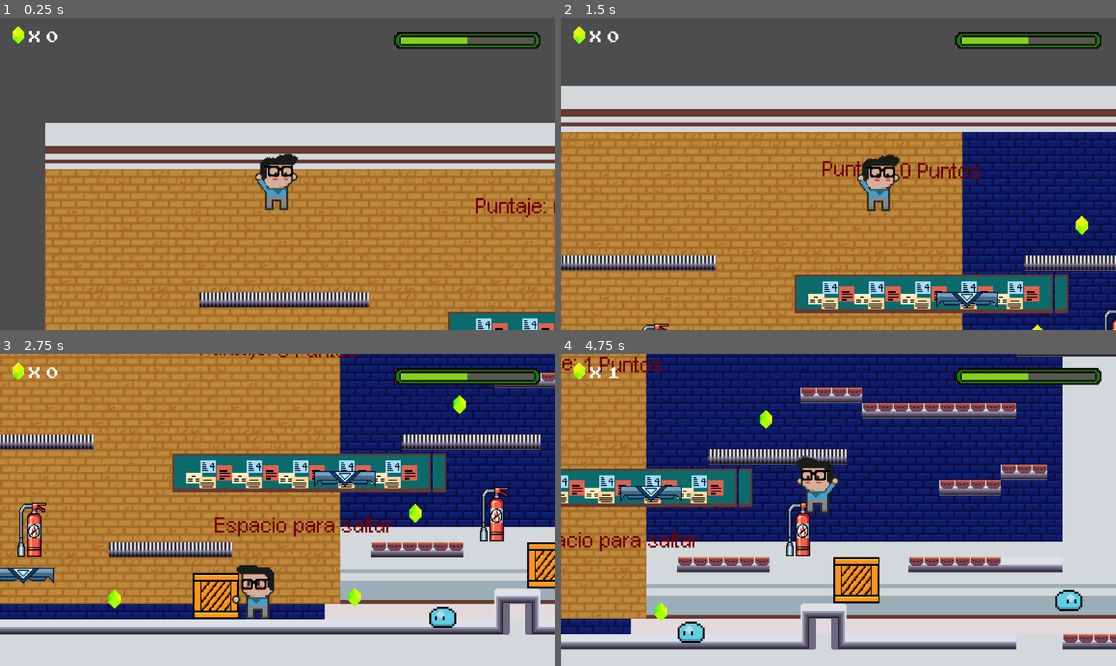
Above: before the commit, frames 1-4 (two rows, left to right).
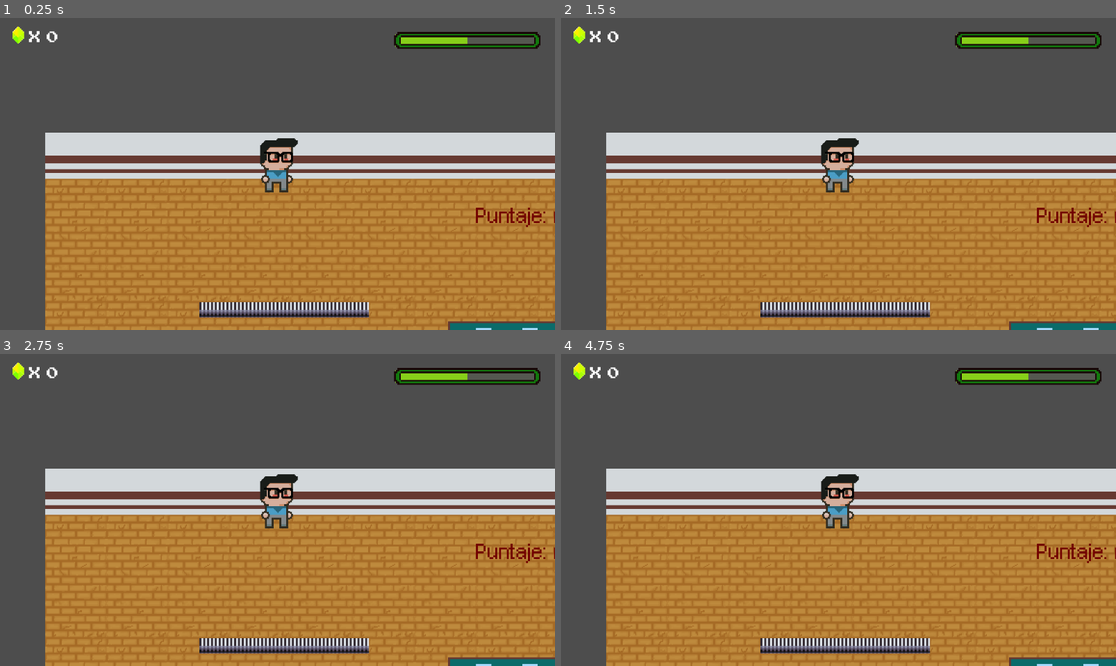
Above: after the commit, the same moments.

Repository: Chrissar19/AulaByte
Game: Godot game, scene res://escenas/escena_01.tscn
Same seed, same stepped clock (60 frames per second), same inputs: the game is played once before the commit and once after it. Sound files missing from this copy of the repository are replaced by a short silence.
Inputs:
- Up to frame 1 (0.25 s): no input
- Up to frame 2 (1.5 s): tap Enter at 0.5 s; hold Ctrl (Correr) 0.53-1.28 s; hold Right (derecha) from 0.53 s (still down); tap Space (saltar) at 0.77 s; tap Ctrl (Correr) at 1.35 s
- Up to frame 3 (2.75 s): tap Space (saltar) at 1.52 s; release Right (derecha) at 2.03 s; hold Left (izquierda) from 2.03 s (still down); hold Ctrl (Correr) from 2.03 s (still down)
- Up to frame 4 (4.75 s): release Left (izquierda) at 2.78 s; release Ctrl (Correr) at 2.78 s; hold Right (derecha) 2.78-4.28 s; tap Ctrl (Correr) at 2.85, 4.35 s; tap Space (saltar) at 3.02, 3.77, 4.52 s; hold Ctrl (Correr) 3.53-4.28 s; hold Left (izquierda) from 4.28 s (still down)

The runs differ from the first frame. In frame 1, 23% of the frame differs, in the area x 8-100%, y 33-100%; in frame 2, 55%; in frame 3, 90%; in frame 4, 95%, in the area x 0-100%, y 0-100%.

Commit message:
maquina de estado
Se implemento una maquina de estado para el player con las acciones principales de este

Diff:
--- a/AulaByte/escenas/player.tscn
+++ b/AulaByte/escenas/player.tscn
@@ -1,9 +1,11 @@
-[gd_scene load_steps=35 format=3 uid="uid://clkfnjqcilagi"]
+[gd_scene load_steps=37 format=3 uid="uid://clkfnjqcilagi"]
 
 [ext_resource type="Script" uid="uid://oybhdjrs5i3e" path="res://scripts/player.gd" id="1_kkt6c"]
 [ext_resource type="Texture2D" uid="uid://dpyuo5qcw8tda" path="res://recursos/sprites/Personajes/Jojoa Sheet.png" id="2_kkt6c"]
 [ext_resource type="AudioStream" uid="uid://cq2m6678f6s85" path="res://recursos/sounds/jump.wav" id="3_j7xnp"]
 [ext_resource type="Script" uid="uid://cjdk4pt3uhhct" path="res://scripts/scr_salto.gd" id="3_k4kro"]
+[ext_resource type="Script" uid="uid://bqpe3evgoown7" path="res://scripts/state_machine/state_machine.gd" id="5_6nxto"]
+[ext_resource type="Script" uid="uid://clkye2iwg3rgq" path="res://scripts/player_states/player_state_idle.gd" id="6_t3yu4"]
 
 [sub_resource type="AtlasTexture" id="AtlasTexture_kkt6c"]
 atlas = ExtResource("2_kkt6c")
@@ -260,3 +262,11 @@
 [node name="TimerCoyoteTime" type="Timer" parent="scrSalto"]
 
 [node name="tmBufferSalto" type="Timer" parent="scrSalto"]
+
+[node name="StateMachine" type="Node" parent="."]
+script = ExtResource("5_6nxto")
+estado_inicial = NodePath("PlayerStateIdle")
+metadata/_custom_type_script = "uid://bqpe3evgoown7"
+
+[node name="PlayerStateIdle" type="Node" parent="StateMachine"]
+script = ExtResource("6_t3yu4")
--- a/AulaByte/scripts/player.gd
+++ b/AulaByte/scripts/player.gd
@@ -1,97 +1,3 @@
 extends CharacterBody2D
 
-const VEL_HORIZONTAL = 150.0
-const VEL_CORRER = 300.0
-const FUERZA_EMPUJE = 800.0 # Fuerza que aplica a las cajas
-
-@onready var animated_sprite_player: AnimatedSprite2D = $AnimatedSprite2D
-@onready var empuje_ray: RayCast2D = $EmpujeRay
-
-# Detectar si esta empujando
-var esta_empujando: bool = false
-var estaba_empujando: bool = false
-
-func _ready():
-	# Configurar el raycast inicialmente
-	empuje_ray.enabled = true
-	empuje_ray.target_position = Vector2.ZERO
-
-func _physics_process(delta: float) -> void:
-	# guardar estado anterior de empuje
-	estaba_empujando = esta_empujando
-
-	#Reiniciar estado de empuje
-	esta_empujando = false
-
-	# Añadir gravedad
-	if not is_on_floor(): # Si el player no esta tocando suelo
-		velocity += get_gravity() * delta # Se le suma la velocidad a la gravedad
-
-	var direction := Input.get_axis("izquierda", "derecha") # Recibe el dato entre izq o deer que envia el jugador
-
-	# ==============================================================================
-	# ACTUALIZACIÓN DE DIRECCIÓN DEL PERSONAJE Y RAYCAST
-	# ==============================================================================
-
-	# Actualizar dirección del sprite primero
-	if direction > 0:
-		if direction > 0:
-			animated_sprite_player.flip_h = false
-	elif direction < 0:
-		animated_sprite_player.flip_h = true
-
-	# Actualizar direccion del raycast basado en la orientacion del jugador
-	if animated_sprite_player.flip_h: # Si esta mirando a la izqueirda
-		empuje_ray.target_position = Vector2(-20, 0)
-	else: # Si esta mirando hacia la derecha
-		empuje_ray.target_position = Vector2(20, 0)
-
-	# ==========================================================================
-	# DETECCION DE EMPUJE CON RAYCAST
-	# ==========================================================================
-
-	#Forzar actualizacion de raycast
-	empuje_ray.force_raycast_update()
-
-	if empuje_ray.is_colliding():
-		var collider = empuje_ray.get_collider()
-
-		# Verificar si es una caja
-		if collider != null and collider.is_in_group("Cajas"):
-			# calcula direccion de empuje basada en la orientacion del player
-			var push_direction = Vector2.RIGHT if !animated_sprite_player.flip_h else Vector2.LEFT
-
-			# Aplicar fuerza solo si el jugador esta empujando
-			collider.recibir_empuje(push_direction * FUERZA_EMPUJE)
-
-			# Afirma que esta empujando
-			esta_empujando = true
-
-# ==============================================================================
-# SECIÓN DE ANIMACIONES
-# ==============================================================================
-	if is_on_floor():
-		if esta_empujando or (estaba_empujando and direction != 0):# Prioridad a la animacion
-			if animated_sprite_player.animation != "jojoaPushNo":
-				animated_sprite_player.play("JojoaPushNo")
-		elif direction == 0:
-			animated_sprite_player.play("JojoaIdleNo")
-		else:
-			animated_sprite_player.play("JojoaWalkNo")
-	elif velocity.y < 0:
-		animated_sprite_player.play("JojoaUpNo")
-	else:
-		animated_sprite_player.play("JojoaDownNo")
-
-# ==================================================================
-
-	# Movimiento Horizontal
-	if direction:
-		if esta_empujando:
-			velocity.x = direction * (VEL_HORIZONTAL * 0.5)
-		else:
-			velocity.x = direction * (VEL_CORRER if Input.is_action_pressed("Correr") else VEL_HORIZONTAL)
-	else:
-		velocity.x = move_toward(velocity.x, 0, VEL_HORIZONTAL)
-
-	move_and_slide() #Aplica la velocidad y movimiento
+class_name Player
--- /dev/null
+++ b/AulaByte/scripts/player_states/player_state.gd
@@ -0,0 +1,18 @@
+extends Node
+
+class_name PlayerState
+
+var state_machine: StateMachine
+
+var node: Player:
+	#--Cada vez que se cambie el valor de node, tambien se cambiara player
+	set (value):
+		node = value
+		player = value
+	get:
+		return node
+
+var player: Player
+
+func enter():
+	pass
--- /dev/null
+++ b/AulaByte/scripts/player_states/player_state_idle.gd
@@ -0,0 +1,4 @@
+extends PlayerState #--SE CAMBIA SIEMPRE EL extends a PlayerState de todos los estados
+
+func enter():
+	print("Estado Idle")
--- /dev/null
+++ b/AulaByte/scripts/state_machine/state_machine.gd
@@ -0,0 +1,74 @@
+extends Node
+
+class_name StateMachine
+
+#--El nodo principal seria el nodo player, se conecta mediante el owner
+@onready var nodo_de_control = self.owner
+
+#-- SE CONECTA LA MAQUINA CON LOS ESTADOS--
+@export_node_path("Node") var estado_inicial #--Almacena el estado inicial
+@onready var estado = get_node(estado_inicial) #--Guarda el estado que se este ejecutando
+
+#--DEBUG --> DEPURAR
+@export var DEPURAR : bool = true #--permitira mostrar mensajes en la consola sobre el estado actual
+@export var IMPRIMIR_HISTORIAL : bool = false
+var historial = []
+#-----------------------------------------------------------------------------------
+
+func _ready() -> void:
+	#--Espera a que los nodos esten listos antes de llamar al metodo _enter_state
+	call_deferred("_entrar_a_estado")
+	pass
+
+#--ESTA FUNCION SE EJECUTARA COMO SI FUERA LA FUN READY EN LA MAQUINA DE EST.
+func _entrar_a_estado():
+	#--Imprime en consola el estado actual
+	if DEPURAR:
+		print(owner.name, ": Entrando al estado: ", estado.name)
+
+	#--TODOS LOS ESTADOS DEBEN TENER LA VARIABLE NODE
+	#--Se agrega este nodo al nodo Player para controlas los nodos hijos
+	estado.node = nodo_de_control
+
+	#--TODOS LOS ESTADOS DEBEN TENER LA VARIABLE ESTATE_MACHINE
+	#--ALMACENA LA MAQUINA DE ESTADOS
+	estado.state_machine = self #Todos los nodos tipo estado, deben tener esta variable
+	estado.enter() #--Reemplazara la funsion ready en los estados
+
+#--cambia a un nuevo estado
+#--nuevo estado seria el estado al que se va a cambiar
+func cambiar_a(nuevo_estado):
+	historial.append(estado.name) #--Se agrega el nuevo estado al arreglo historial
+	estado = get_node(nuevo_estado) #-- Se guarda el estado actual
+	_entrar_a_estado()
+	#--verifica si la variable historial es verdadera e imprime
+	if IMPRIMIR_HISTORIAL:
+		print(historial)
+
+#--SOBRE ESCRIBIR LOS METODOS PRINCIPALES--
+#--------------------------------------------------------------------
+	#--SOBREESCRIBIR EL MÉTODO process
+func _process(delta: float) -> void:
+	#--Verifica si el estado tiene el metodo process
+	if estado.has_method("process"):
+		estado.process(delta) #--Se ejecuta si el estado tiene el metodo
+
+#--SOBREESCRIBIR EL MÉTODO phisics_process
+func _physics_process(delta: float):
+	if estado.has_method("physics_process"):
+		estado.physics_process(delta)
+
+	#--Recibe un evento por parametro
+func _input(event):
+	if estado.has_method("input"):
+		estado.input(event)
+
+func _unhandled_input(event):
+	if estado.has_method("unhandled_input"):
+		estado.unhandled_input(event)
+
+func _unhandled_key_input(event):
+	if estado.has_method("unhandled_key_input"):
+		estado.unhandled_key_input(event)
+
+#------------------------------------------------------------------------------
Not shown, added: AulaByte/scripts/player_states/player_state.gd.uid
Not shown, added: AulaByte/scripts/player_states/player_state_idle.gd.uid
Not shown, added: AulaByte/scripts/state_machine/state_machine.gd.uid
